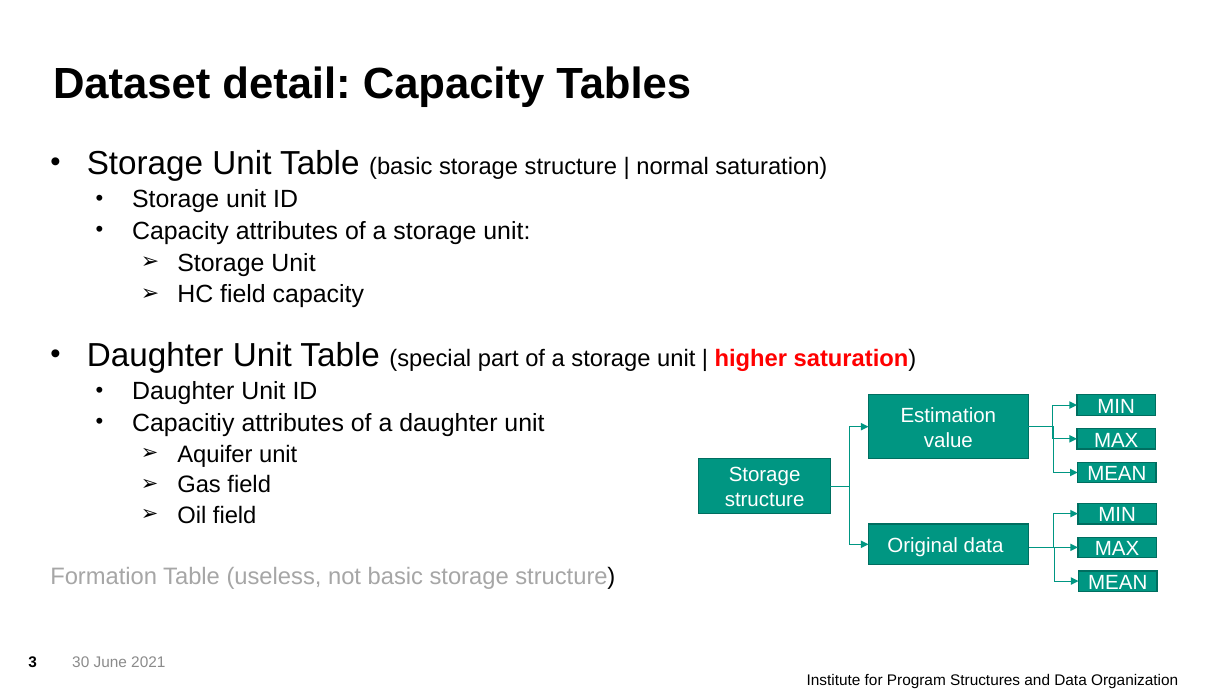
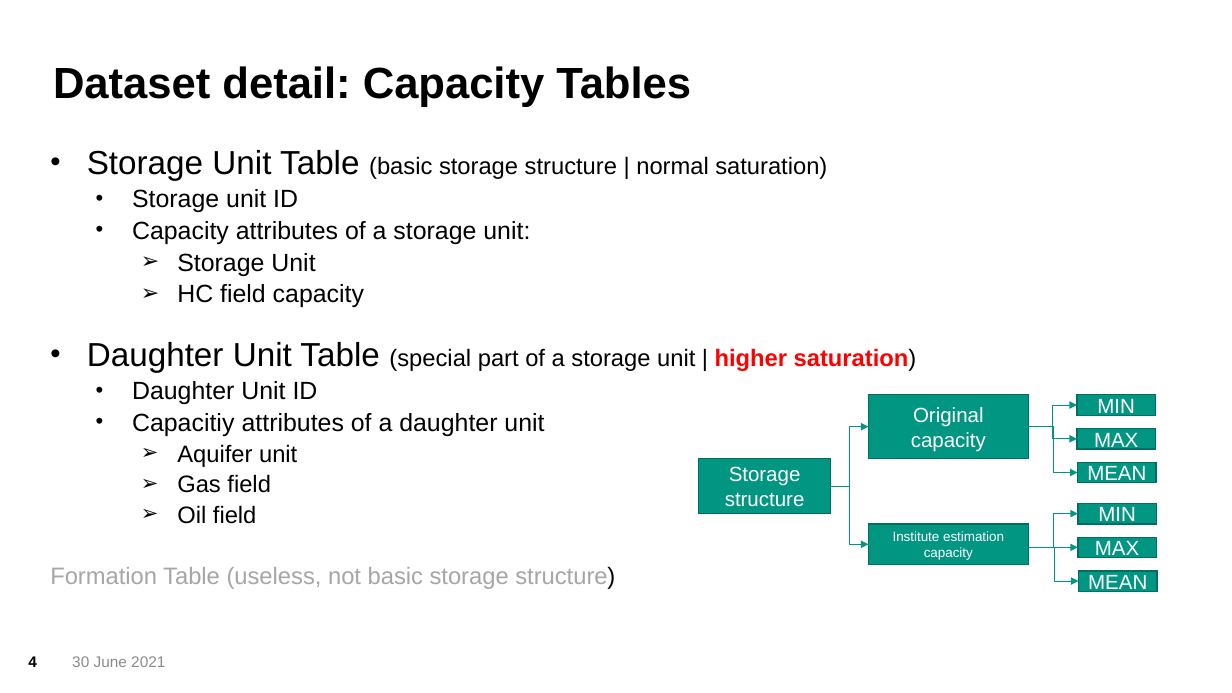
Before and after one commit to ericzhou571/Co2Storage, a slide deck: slide 4 of CO2Storage.pptx (slide 3 before the commit). Drawn at 1232x693 pixels with LibreOffice and Linux fonts; fonts in the diff are those of the drawing; background and template pictures are left out. Boxes give left, top, right and bottom in pixels: in the first picture for what was removed or moved away, otherwise in the second. Text is boxed around its words. In the diff, an @@ line names an element or a change of style, - is before the commit and + after.

```diff
--- a/CO2Storage.pptx
+++ b/CO2Storage.pptx
@@ text in rectangle at (911, 407, 986, 452): text changed @@
-Estimation value
+Original capacity
@@ text in rectangle at (893, 531, 1004, 560): text changed; size 16 to 10.5 pt @@
-Original data
+Institute estimation capacity
@@ page number at (28, 656, 37, 667): text changed @@
-3
+4
@@ text removed at (807, 674, 1178, 688) @@
-Institute for Program Structures and Data Organization
```
Also in this commit, not shown: 6 other slides changed, 2 slides added, 1 slide removed, 17 other files.
